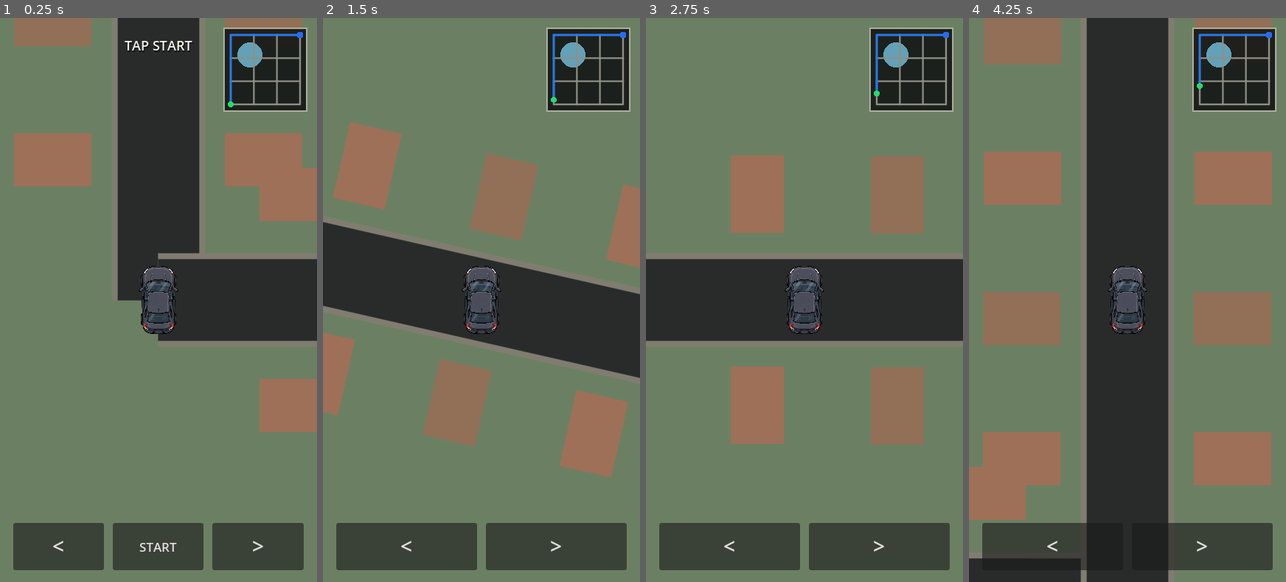
Above: before the commit, frames 1-4 (left to right).
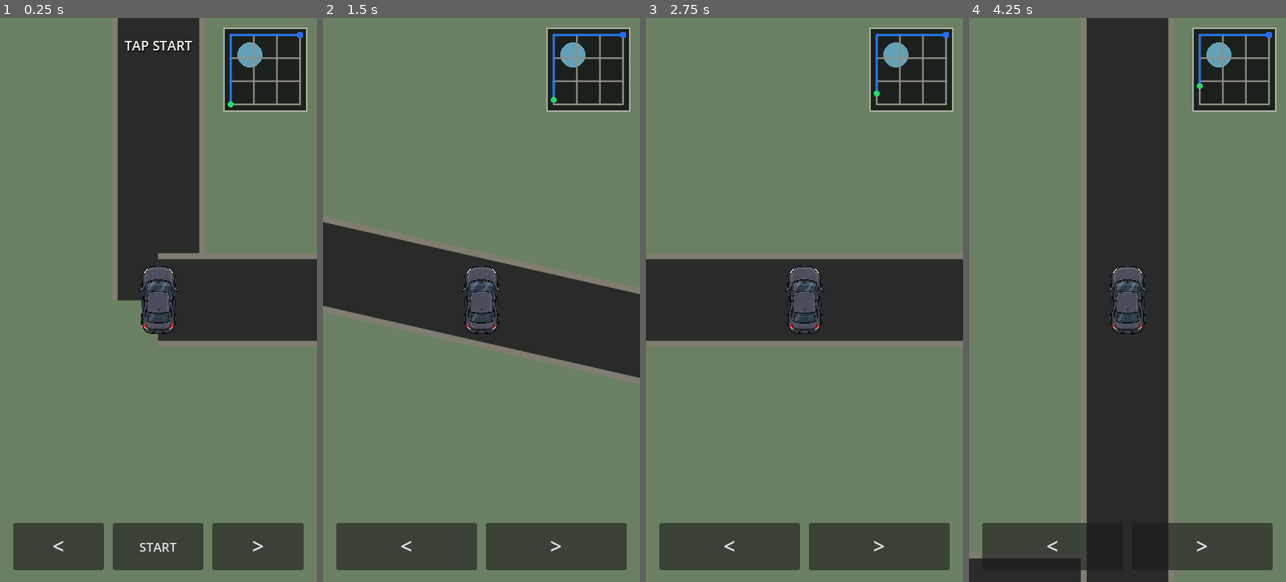
Above: after the commit, the same moments.

Repository: patrickcallahancomedy/comedian
Game: Godot game, scene res://scenes/drive/drive_module.tscn
Same seed, same stepped clock (60 frames per second), same inputs: the game is played once before the commit and once after it.
Inputs (mouse positions are in pixels of both pictures, inside the frame that each line leads up to):
- Up to frame 1 (0.25 s): no input
- Up to frame 2 (1.5 s): click "START" at 0.5 s; tap Enter (ui_accept) at 1.25 s; move the mouse to (551, 271) at 1.27 s; hold Right from 1.28 s (still down); tap Space at 1.35 s; click (551, 271) at 1.42 s
- Up to frame 3 (2.75 s): tap Enter (ui_accept) at 1.52 s; release Right at 2 s; drag from (741, 328) to (788, 412) at 2.02 s
- Up to frame 4 (4.25 s): move the mouse to (1159, 175) at 2.77 s; hold Right 2.78-3.5 s; tap Space at 2.85 s; drag from (1111, 412) to (1032, 215) at 3.52 s

The runs differ from the first frame. In frame 1, 9.2% of the frame differs, in the area x 4-100%, y 0-74%; in frame 2, 11%; in frame 3, 9.2%; in frame 4, 17%, in the area x 0-96%, y 0-90%.

Commit message:
DRIVE v0.10 strip environment to roads only

Diff:
--- a/godot/scripts/drive/city_map.gd
+++ b/godot/scripts/drive/city_map.gd
@@ -1,8 +1,8 @@
 extends Control
 
-## DRIVE v0.9: one continuous drive with invisible gates between road types.
-## Neighborhood and highway keep their proven controls; connector roads animate
-## scale/road changes, then the final city approach drives straight to the venue.
+## DRIVE v0.10: road-only prototype.
+## Keep the car, road geometry, lane markings, connector zooms and controls.
+## All decorative environment art is intentionally removed for flow testing.
 signal trip_finished(result: Dictionary)
 
 @export var world_seed: int = 0 # Zero varies the city; set a seed to reproduce a trip.
@@ -824,13 +824,6 @@
 
 	draw_rect(Rect2(Vector2.ZERO, size), ground_color, true)
 
-	if active_stage_id == "neighborhood":
-		_draw_neighborhood_houses()
-	elif active_stage_id == "downtown":
-		_draw_downtown_blocks()
-	elif active_stage_id == "parking":
-		_draw_parking_lot_texture()
-
 	for road in turn_roads:
 		var a := _world_to_main(
 			_turn_world_position(road["from"])
@@ -1034,10 +1027,7 @@
 		for marker in range(-1, 14):
 			var y := marker * 64.0 + fmod(lane_distance * 0.36, 64.0)
 			draw_line(Vector2(x, y), Vector2(x, y + 30.0), Color(0.82, 0.80, 0.70), 3.0)
-	_draw_lane_scenery()
-
-	# The highway exit is the right-most lane crossing an invisible gate.
-	# No separate ramp shape is drawn.
+	# Road-only prototype: no roadside scenery.
 	_draw_lane_traffic()
 
 
@@ -1091,16 +1081,16 @@
 
 
 func _draw_city_approach() -> void:
-	var ground := Color(0.34, 0.35, 0.35)
-	draw_rect(Rect2(Vector2.ZERO, size), ground, true)
+	# Final road is intentionally just a road plus the destination space.
+	draw_rect(Rect2(Vector2.ZERO, size), Color(0.12, 0.12, 0.12), true)
 
 	var road_left := size.x * 0.5 - road_width * 0.5
 	draw_rect(
 		Rect2(
-			Vector2(road_left - 10.0, -40.0),
-			Vector2(road_width + 20.0, size.y + 80.0)
+			Vector2(road_left - 8.0, -40.0),
+			Vector2(road_width + 16.0, size.y + 80.0)
 		),
-		Color(0.55, 0.53, 0.48),
+		Color(0.47, 0.46, 0.43),
 		true
 	)
 	draw_rect(
@@ -1108,21 +1098,7 @@
 			Vector2(road_left, -40.0),
 			Vector2(road_width, size.y + 80.0)
 		),
-		Color(0.13, 0.14, 0.14),
-		true
-	)
-
-	# Narrow edge bands read as sidewalk/buildings while the road dominates
-	# the frame. This is a structural art pass, not final environment art.
-	var edge := maxf(0.0, road_left)
-	draw_rect(
-		Rect2(Vector2.ZERO, Vector2(edge, size.y)),
-		Color(0.43, 0.42, 0.40),
-		true
-	)
-	draw_rect(
-		Rect2(Vector2(size.x - edge, 0.0), Vector2(edge, size.y)),
-		Color(0.43, 0.42, 0.40),
+		Color(0.14, 0.15, 0.15),
 		true
 	)
 
@@ -1133,27 +1109,7 @@
 	)
 	var destination_y := player_center_y - remaining * 0.22
 
-	if destination_y > -260.0:
-		var facade_y := destination_y - 170.0
-
-		draw_rect(
-			Rect2(
-				Vector2(road_left + 12.0, facade_y),
-				Vector2(road_width - 24.0, 105.0)
-			),
-			Color(0.24, 0.23, 0.22),
-			true
-		)
-		draw_rect(
-			Rect2(
-				Vector2(size.x * 0.5 - 28.0, facade_y + 28.0),
-				Vector2(56.0, 77.0)
-			),
-			Color(0.08, 0.085, 0.085),
-			true
-		)
-
-		# One curbside space directly in front of the venue.
+	if destination_y > -220.0:
 		var spot_size := Vector2(
 			minf(150.0, road_width * 0.44),
 			165.0
@@ -1183,20 +1139,7 @@
 	var next_id: String = str(DRIVE_PROFILES.ORDER[transition_target_index])
 	var to_highway: bool = next_id == "highway"
 
-	var ground_from := Color(0.42, 0.50, 0.39)
-	var ground_to := (
-		Color(0.37, 0.45, 0.35)
-		if to_highway
-		else Color(0.34, 0.35, 0.35)
-	)
-	if active_stage_id == "highway":
-		ground_from = Color(0.37, 0.45, 0.35)
-
-	draw_rect(
-		Rect2(Vector2.ZERO, size),
-		ground_from.lerp(ground_to, eased),
-		true
-	)
+	draw_rect(Rect2(Vector2.ZERO, size), Color(0.12, 0.12, 0.12), true)
 
 	var width: float = lerpf(
 		transition_from_road_width,
@@ -1210,7 +1153,7 @@
 			Vector2(road_left - 8.0, -40.0),
 			Vector2(width + 16.0, size.y + 80.0)
 		),
-		Color(0.50, 0.49, 0.45),
+		Color(0.47, 0.46, 0.43),
 		true
 	)
 	draw_rect(
@@ -1222,8 +1165,6 @@
 		true
 	)
 
-	# Lane lines fade in while zooming out to highway and disappear while
-	# zooming into the single broad venue approach.
 	var visual_lanes: int = (
 		transition_to_lane_count
 		if to_highway
@@ -1247,49 +1188,6 @@
 					3.0
 				)
 
-	# Edge shapes dissolve from neighborhood to open highway, then from highway
-	# into a denser city edge.
-	for index in range(4):
-		var y := (
-			fmod(
-				float(index) * 220.0
-				+ transition_scroll * 0.22,
-				size.y + 180.0
-			)
-			- 90.0
-		)
-
-		if to_highway:
-			var fade := 1.0 - eased
-			draw_rect(
-				Rect2(Vector2(18.0, y), Vector2(54.0, 70.0)),
-				Color(0.58, 0.45, 0.35, fade),
-				true
-			)
-			draw_rect(
-				Rect2(
-					Vector2(size.x - 72.0, y + 70.0),
-					Vector2(54.0, 70.0)
-				),
-				Color(0.58, 0.45, 0.35, fade),
-				true
-			)
-		else:
-			var fade := eased
-			draw_rect(
-				Rect2(Vector2(0.0, y), Vector2(46.0, 135.0)),
-				Color(0.28, 0.29, 0.29, fade),
-				true
-			)
-			draw_rect(
-				Rect2(
-					Vector2(size.x - 46.0, y + 55.0),
-					Vector2(46.0, 135.0)
-				),
-				Color(0.28, 0.29, 0.29, fade),
-				true
-			)
-
 
 func _draw_highway_exit() -> void:
 	var remaining := lane_gate_distance - lane_distance
